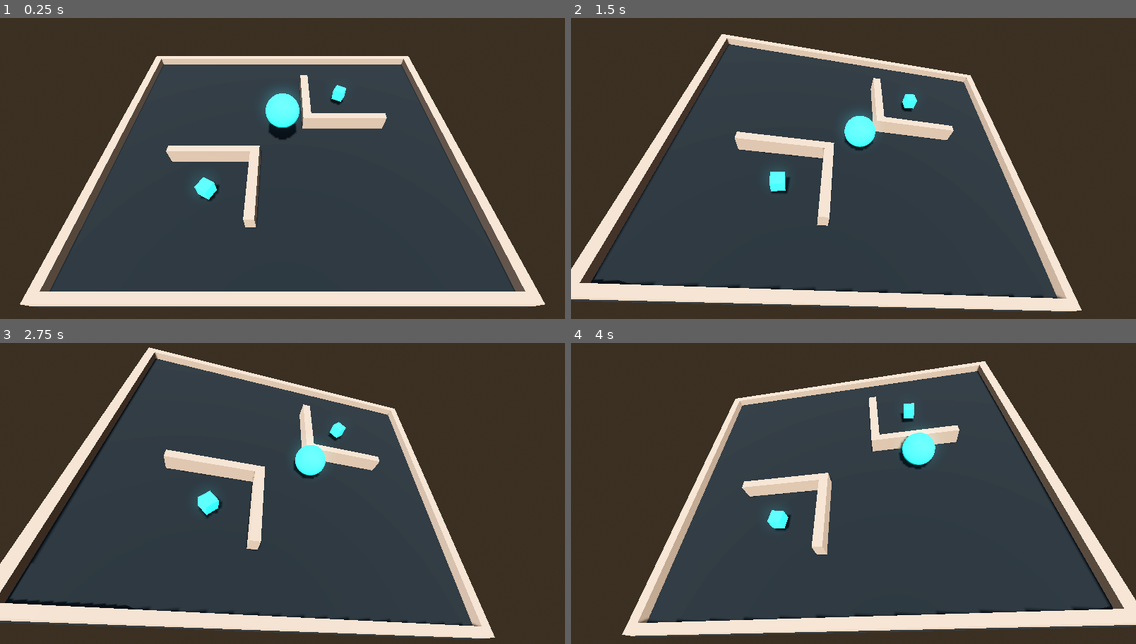
Above: before the commit, frames 1-4 (two rows, left to right).
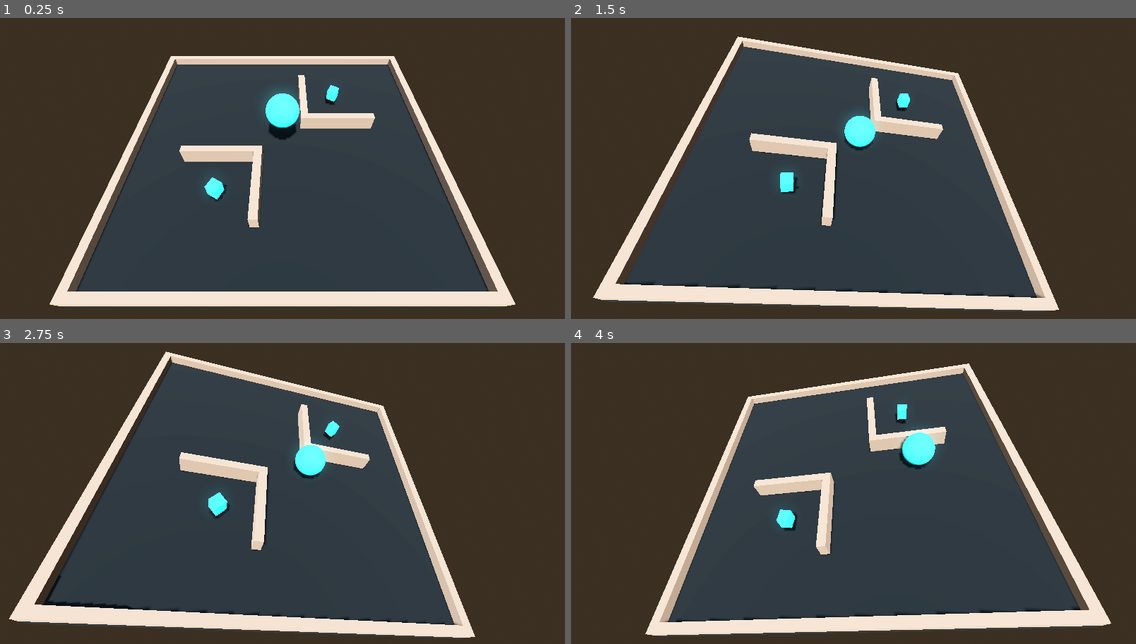
Above: after the commit, the same moments.

Repository: JoaoSant0s/DDJAM_Carnaval_2024
Game: Godot game, scene res://_Project/Scene/main.tscn
Same seed, same stepped clock (60 frames per second), same inputs: the game is played once before the commit and once after it.
Inputs (mouse positions are in pixels of both pictures, inside the frame that each line leads up to):
- Up to frame 1 (0.25 s): no input
- Up to frame 2 (1.5 s): tap Enter at 0.5 s; move the mouse to (977, 159) at 0.52 s; hold D (right) 0.53-1.25 s; tap P at 0.6 s; click (977, 159) at 0.67 s; drag from (740, 195) to (825, 252) at 1.27 s
- Up to frame 3 (2.75 s): move the mouse to (339, 421) at 2.02 s; hold D (right) from 2.03 s (still down); tap P at 2.1 s
- Up to frame 4 (4 s): release D (right) at 2.75 s; drag from (825, 577) to (684, 445) at 2.77 s; move the mouse to (1023, 559) at 3.52 s; hold A (left) from 3.53 s (still down); tap P at 3.6 s

The runs differ from the first frame. In frame 1, 12% of the frame differs, in the area x 3-97%, y 12-97%; in frame 2, 11%; in frame 3, 11%; in frame 4, 12%, in the area x 9-100%, y 6-98%.

Commit message:
(imp): making the level object be a Node3D to better manipulation

Diff:
--- a/_Project/Code/Runtime/GameInput.gd
+++ b/_Project/Code/Runtime/GameInput.gd
@@ -5,7 +5,7 @@
 @export var maxAngle : float = 0.2
 @export var angularSpeed : float = 1
 
-var levelInstance : MeshInstance3D
+var levelInstance : Node3D
 
 var previousXDirection : int = 0
 var previousZDirection : int = 0
--- a/_Project/Code/Runtime/Levels/SpawnLevel.gd
+++ b/_Project/Code/Runtime/Levels/SpawnLevel.gd
@@ -7,7 +7,7 @@
 
 @export var startLevelIndex = 0
 var levelIndex : int = 0
-var levelInstance : MeshInstance3D
+var levelInstance : Node3D
 
 func _ready():
 	LevelSignals.onLevelCompleted.connect(_instantiateNextLevel)
--- a/_Project/Levels/level_1.tscn
+++ b/_Project/Levels/Collection/level_1.tscn
@@ -31,9 +31,10 @@
 [sub_resource type="BoxShape3D" id="BoxShape3D_tef56"]
 size = Vector3(40, 1, 40)
 
-[node name="Level_1" type="MeshInstance3D"]
-transform = Transform3D(1.12797, 0, 0, 0, 1, 0, 0, 0, 1, 0, 0, 0)
-mesh = SubResource("BoxMesh_x563g")
+[node name="Level_1" type="Node3D"]
+
+[node name="Visual" type="MeshInstance3D" parent="."]
+mesh = SubResource("BoxMesh_bpeog")
 
 [node name="Walls" type="Node3D" parent="."]
 
--- a/_Project/Levels/level_collection_data.tres
+++ b/_Project/Levels/level_collection_data.tres
@@ -4,4 +4,4 @@
 
 [resource]
 script = ExtResource("1_11mhr")
-levels = Array[String](["res://_Project/Levels/level_1.tscn", "res://_Project/Levels/level_1.tscn"])
+levels = Array[String](["res://_Project/Levels/Collection/level_1.tscn"])
Not shown: 4 places in _Project/Levels/Collection/level_1.tscn that only renumber resources
